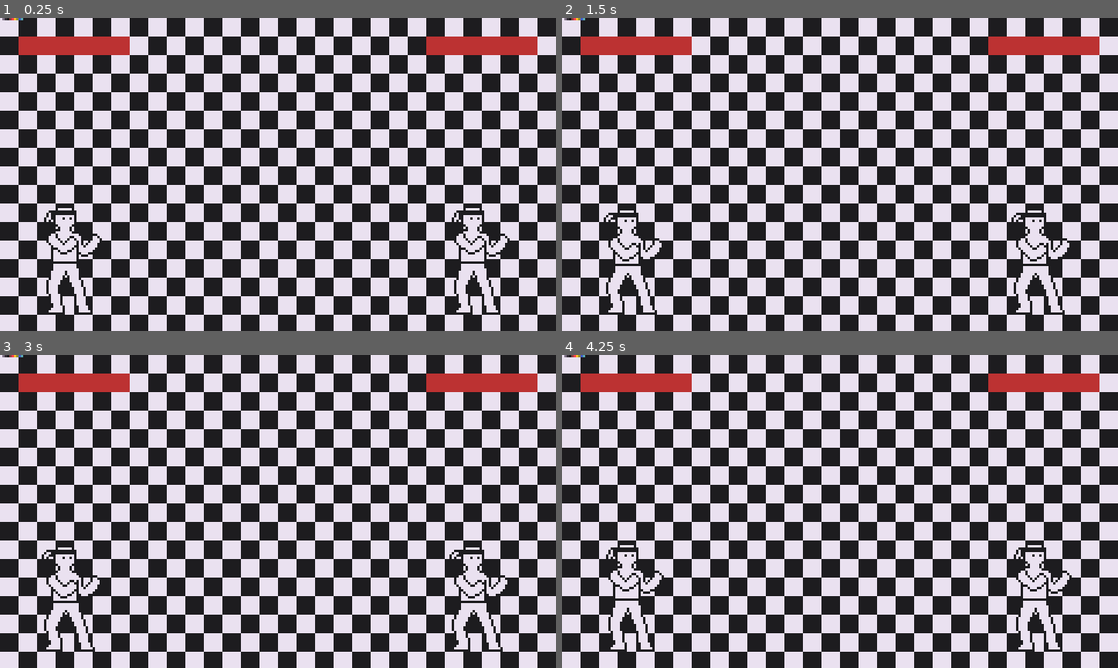
Above: before the commit, frames 1-4 (two rows, left to right).
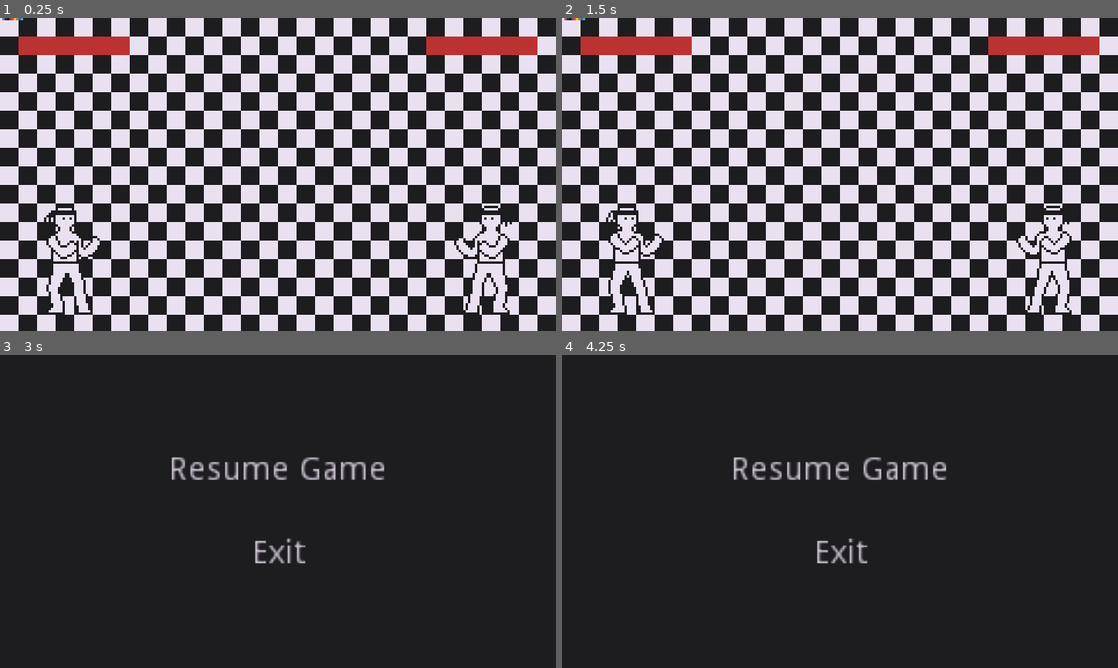
Above: after the commit, the same moments.

Repository: PixelDud/LTRO-1-Game
Game: Godot game, scene res://Scenes/main.tscn
Two runs of this game, one before a commit and one after it. Both use one fixed random seed, a clock stepped at 60 frames per second and the inputs below. Before the commit the project starts from res://main.tscn.
Inputs (mouse positions are in pixels of both pictures, inside the frame that each line leads up to):
- Up to frame 1 (0.25 s): no input
- Up to frame 2 (1.5 s): tap X (p1A) at 0.6 s; tap Z (p1B) at 0.8, 1.35 s
- Up to frame 3 (3 s): tap C (p1Start) at 1.55 s; click (278, 470) at 2 s, where only the run after the commit has a clickable "Resume Game"; hold C (p1Start) from 2.78 s (still down)
- Up to frame 4 (4.25 s): tap B (p2Start, bound only after the commit) at 3.05, 3.6 s; release C (p1Start) at 3.53 s; tap M (p2Start, bound only before the commit) at 3.8 s

The runs differ from the first frame. In frame 1, 1.8% of the frame differs, in the area x 8-93%, y 60-95%; in frame 2, 2.1%; in frame 3, 52%; in frame 4, 52%, in the area x 0-100%, y 0-100%.

Commit message:
Modifications
Disabled dash and reconfigured attack. Added a temporary pause menu.

Diff:
--- a/Prefabs/Player.tscn
+++ b/Prefabs/Player.tscn
@@ -35,16 +35,11 @@
 } ]
 
 [node name="Player" type="KinematicBody2D"]
-position = Vector2( 24, 104 )
 script = ExtResource( 2 )
 
 [node name="Collision" type="CollisionShape2D" parent="."]
 shape = SubResource( 1 )
-__meta__ = {
-"_edit_lock_": true
-}
 
-[node name="AnimatedSprite" type="AnimatedSprite" parent="."]
+[node name="Sprite" type="AnimatedSprite" parent="."]
 frames = SubResource( 7 )
-frame = 2
 playing = true
--- a/main.tscn
+++ b/Scenes/main.tscn
@@ -1,7 +1,8 @@
-[gd_scene load_steps=5 format=2]
+[gd_scene load_steps=6 format=2]
 
 [ext_resource path="res://Prefabs/Player.tscn" type="PackedScene" id=1]
 [ext_resource path="res://Assets/Images/Backgrounds/template.png" type="Texture" id=2]
+[ext_resource path="res://Scenes/pauseMenu.tscn" type="PackedScene" id=3]
 
 [sub_resource type="RectangleShape2D" id=1]
 
@@ -54,4 +55,7 @@
 
 [node name="Player2" parent="." instance=ExtResource( 1 )]
 position = Vector2( 208, 104 )
+flipSprite = true
 playerNumber = 2
+
+[node name="Pause Menu" parent="." instance=ExtResource( 3 )]
--- /dev/null
+++ b/Scenes/pauseMenu.tscn
@@ -0,0 +1,67 @@
+[gd_scene load_steps=2 format=2]
+
+[ext_resource path="res://Scripts/pauseMenu.gd" type="Script" id=1]
+
+[node name="Pause Menu" type="CanvasLayer"]
+layer = 10
+
+[node name="Pause" type="Control" parent="."]
+pause_mode = 2
+visible = false
+anchor_right = 1.0
+anchor_bottom = 1.0
+script = ExtResource( 1 )
+__meta__ = {
+"_edit_use_anchors_": false
+}
+
+[node name="background" type="ColorRect" parent="Pause"]
+anchor_right = 1.0
+anchor_bottom = 1.0
+color = Color( 0.113725, 0.109804, 0.121569, 1 )
+__meta__ = {
+"_edit_use_anchors_": false
+}
+
+[node name="Menu" type="Control" parent="Pause"]
+anchor_left = 0.5
+anchor_top = 0.5
+anchor_right = 0.5
+anchor_bottom = 0.5
+margin_left = -75.0
+margin_top = -28.0
+margin_right = 75.0
+margin_bottom = 28.0
+
+[node name="Resume" type="Button" parent="Pause/Menu"]
+modulate = Color( 0.917647, 0.882353, 0.941176, 1 )
+anchor_left = 0.5
+anchor_right = 0.5
+margin_left = -53.0
+margin_right = 53.0
+margin_bottom = 20.0
+action_mode = 0
+text = "Resume Game"
+flat = true
+__meta__ = {
+"_edit_use_anchors_": false
+}
+
+[node name="Exit" type="Button" parent="Pause/Menu"]
+modulate = Color( 0.917647, 0.882353, 0.941176, 1 )
+anchor_left = 0.5
+anchor_top = 1.0
+anchor_right = 0.5
+anchor_bottom = 1.0
+margin_left = -17.5
+margin_top = -20.0
+margin_right = 17.5
+action_mode = 0
+text = "Exit"
+flat = true
+__meta__ = {
+"_edit_use_anchors_": false
+}
+
+[connection signal="pressed" from="Pause/Menu/Resume" to="Pause" method="_on_Resume_pressed"]
+[connection signal="pressed" from="Pause/Menu/Exit" to="Pause" method="_on_Exit_pressed"]
--- /dev/null
+++ b/Scripts/pauseMenu.gd
@@ -0,0 +1,19 @@
+extends Control
+
+func _input(event):
+	if event.is_action_pressed("p1Start") or event.is_action_pressed("p2Start"):
+		pause(not get_tree().paused)
+
+
+func _on_Resume_pressed():
+	pause(false)
+
+
+func _on_Exit_pressed():
+	get_tree().quit()
+
+
+func pause(state):
+		var paused = state
+		get_tree().paused = paused
+		visible = paused
--- a/Scripts/playerController.gd
+++ b/Scripts/playerController.gd
@@ -2,6 +2,7 @@
 
 var velocity = Vector2.ZERO
 
+export var flipSprite = false
 export var playerNumber = 0
 export var health = 100
 export var moveSpeed = 60
@@ -17,6 +18,8 @@
 var canDash = true
 var isDashing = false
 var inputTimeout = 0.5
+var attackCooldown = 0.332
+var specialCooldown = 0.332
 var dashCooldown = 0.7
 var canAttack = true
 
@@ -32,9 +35,11 @@
 onready var dashAudioCue = $dashAudioCue
 
 func _physics_process(_delta):
+	$Sprite.flip_h = flipSprite
+
 	getHitCheck()
 	movement_input()
-	dash_input()
+#	dash_input()
 	attackCheck()
 	healthBar.value = health
 
@@ -68,90 +73,111 @@
 	else:
 		velocity.x = 0
 
-func dash_input():
-	if Input.is_action_just_pressed("p" + str(playerNumber) + "Right") :
-		rightDash += 1
-		yield(get_tree().create_timer(inputTimeout), "timeout")
-	elif Input.is_action_just_pressed("p" + str(playerNumber) + "Left"):
-		leftDash += 1
-		yield(get_tree().create_timer(inputTimeout), "timeout")
-	if rightDash >= 2 and canDash:
-		canDash = false
-		isDashing = true
-		dashRight(position.x)
-		yield(get_tree().create_timer(dashCooldown), "timeout")
-		canDash = true
-	if leftDash >= 2 and canDash:
-		canDash = false
-		isDashing = true
-		dashLeft(position.x)
-		yield(get_tree().create_timer(dashCooldown), "timeout")
-		canDash = true
-
-func dashRight(currentPos):
-	print("Dash!")
-	if (playerNumber == 2):
-		while (currentPos != currentPos + backDash):
-			position.x = lerp(currentPos, currentPos + backDash, 0.25)
-			backDash -= backDash/0.25
-		isDashing = false
-		backDash = backDashDefault
-	else:
-		while (currentPos != currentPos + forwardsDash):
-			position.x = lerp(currentPos, currentPos + forwardsDash, 0.25)
-			forwardsDash -= forwardsDash/0.25
-		isDashing = false
-		forwardsDash = forwardsDashDefault
-	rightDash = 0
-
-func dashLeft(currentPos):
-	print("Dash!")
-	if (playerNumber == 2):
-		while (currentPos != currentPos - forwardsDash):
-			position.x = lerp(currentPos, currentPos - forwardsDash, 0.25)
-			forwardsDash -= forwardsDash/0.25
-		isDashing = false
-		forwardsDash = forwardsDashDefault
-	else:
-		while (currentPos != currentPos - backDash):
-			position.x = lerp(currentPos, currentPos - backDash, 0.25)
-			backDash -= backDash/0.25
-		isDashing = false
-		backDash = backDashDefault
-	leftDash = 0
+#func dash_input():
+#	if Input.is_action_just_pressed("p" + str(playerNumber) + "Right") :
+#		rightDash += 1
+#		yield(get_tree().create_timer(inputTimeout), "timeout")
+#	elif Input.is_action_just_pressed("p" + str(playerNumber) + "Left"):
+#		leftDash += 1
+#		yield(get_tree().create_timer(inputTimeout), "timeout")
+#	if rightDash >= 2 and canDash:
+#		canDash = false
+#		isDashing = true
+#		dashRight(position.x)
+#		yield(get_tree().create_timer(dashCooldown), "timeout")
+#		canDash = true
+#	if leftDash >= 2 and canDash:
+#		canDash = false
+#		isDashing = true
+#		dashLeft(position.x)
+#		yield(get_tree().create_timer(dashCooldown), "timeout")
+#		canDash = true
+#
+#func dashRight(currentPos):
+#	print("Dash!")
+#	if (playerNumber == 2):
+#		while (currentPos != currentPos + backDash):
+#			position.x = lerp(currentPos, currentPos + backDash, 0.25)
+#			backDash -= backDash/0.25
+#		isDashing = false
+#		backDash = backDashDefault
+#	else:
+#		while (currentPos != currentPos + forwardsDash):
+#			position.x = lerp(currentPos, currentPos + forwardsDash, 0.25)
+#			forwardsDash -= forwardsDash/0.25
+#		isDashing = false
+#		forwardsDash = forwardsDashDefault
+#	rightDash = 0
+#
+#func dashLeft(currentPos):
+#	print("Dash!")
+#	if (playerNumber == 2):
+#		while (currentPos != currentPos - forwardsDash):
+#			position.x = lerp(currentPos, currentPos - forwardsDash, 0.25)
+#			forwardsDash -= forwardsDash/0.25
+#		isDashing = false
+#		forwardsDash = forwardsDashDefault
+#	else:
+#		while (currentPos != currentPos - backDash):
+#			position.x = lerp(currentPos, currentPos - backDash, 0.25)
+#			backDash -= backDash/0.25
+#		isDashing = false
+#		backDash = backDashDefault
+#	leftDash = 0
 
 func getHitCheck():
-	# use areas instead
+	# use areas
 	pass
 
 func attackCheck():
-	if Input.is_action_pressed("p" + str(playerNumber) + "Down") and Input.is_action_just_pressed("p1A") and canAttack:
-		print("downAttack")
-		canAttack = false
-		yield(get_tree().create_timer(0.332), "timeout")
-		canAttack = true
-		print("canattacknow")
-	if Input.is_action_pressed("p" + str(playerNumber) + "Right") and Input.is_action_just_pressed("p1A") and canAttack:
-		print("rightAttack")
-		canAttack = false
-		yield(get_tree().create_timer(0.332), "timeout")
-		canAttack = true
-		print("canattacknow")
-	if Input.is_action_pressed("p" + str(playerNumber) + "Left") and Input.is_action_just_pressed("p1A") and canAttack:
-		print("leftAttack")
-		canAttack = false
-		yield(get_tree().create_timer(0.332), "timeout")
-		canAttack = true
-		print("canattacknow")
-	if Input.is_action_pressed("p" + str(playerNumber) + "Up") and Input.is_action_just_pressed("p1A") and canAttack:
-		print("upAttack")
-		canAttack = false
-		yield(get_tree().create_timer(0.332), "timeout")
-		canAttack = true
-		print("canattacknow")
-	if Input.is_action_pressed("p" + str(playerNumber) + "Down") and Input.is_action_just_pressed("p1B") and canAttack:
-		print("downSpecial")
-		canAttack = false
-		yield(get_tree().create_timer(0.332), "timeout")
-		canAttack = true
-		print("canattacknow")
+	if Input.is_action_pressed("p" + str(playerNumber) + "A") and canAttack:
+		if Input.is_action_just_pressed("p" + str(playerNumber) + "Up"):
+			print("Up Attack!")
+			canAttack = false
+			yield(get_tree().create_timer(attackCooldown), "timeout")
+			canAttack = true
+			print("Can attack now.")
+		if Input.is_action_just_pressed("p" + str(playerNumber) + "Down"):
+			print("Down Attack!")
+			canAttack = false
+			yield(get_tree().create_timer(attackCooldown), "timeout")
+			canAttack = true
+			print("Can attack now.")
+		if Input.is_action_just_pressed("p" + str(playerNumber) + "Left"):
+			print("Left Attack!")
+			canAttack = false
+			yield(get_tree().create_timer(attackCooldown), "timeout")
+			canAttack = true
+			print("Can attack now.")
+		if Input.is_action_just_pressed("p" + str(playerNumber) + "Right"):
+			print("Right Attack!")
+			canAttack = false
+			yield(get_tree().create_timer(attackCooldown), "timeout")
+			canAttack = true
+			print("Can attack now.")
+
+	if Input.is_action_pressed("p" + str(playerNumber) + "B") and canAttack:
+		if Input.is_action_just_pressed("p" + str(playerNumber) + "Up"):
+			print("Up Special!")
+			canAttack = false
+			yield(get_tree().create_timer(specialCooldown), "timeout")
+			canAttack = true
+			print("Can special attack now.")
+		if Input.is_action_just_pressed("p" + str(playerNumber) + "Down"):
+			print("Down Special!")
+			canAttack = false
+			yield(get_tree().create_timer(specialCooldown), "timeout")
+			canAttack = true
+			print("Can special attack now.")
+		if Input.is_action_just_pressed("p" + str(playerNumber) + "Left"):
+			print("Left Special!")
+			canAttack = false
+			yield(get_tree().create_timer(specialCooldown), "timeout")
+			canAttack = true
+			print("Can special attack now.")
+		if Input.is_action_just_pressed("p" + str(playerNumber) + "Right"):
+			print("Right Special!")
+			canAttack = false
+			yield(get_tree().create_timer(specialCooldown), "timeout")
+			canAttack = true
+			print("Can special attack now.")
--- a/project.godot
+++ b/project.godot
@@ -11,7 +11,7 @@
 [application]
 
 config/name="LTRO-1 Game"
-run/main_scene="res://main.tscn"
+run/main_scene="res://Scenes/main.tscn"
 config/icon="res://icon.png"
 
 [debug]
@@ -96,19 +96,19 @@
 }
 p2B={
 "deadzone": 0.5,
-"events": [ Object(InputEventKey,"resource_local_to_scene":false,"resource_name":"","device":0,"alt":false,"shift":false,"control":false,"meta":false,"command":false,"pressed":false,"scancode":66,"unicode":0,"echo":false,"script":null)
+"events": [ Object(InputEventKey,"resource_local_to_scene":false,"resource_name":"","device":0,"alt":false,"shift":false,"control":false,"meta":false,"command":false,"pressed":false,"scancode":78,"unicode":0,"echo":false,"script":null)
 , Object(InputEventJoypadButton,"resource_local_to_scene":false,"resource_name":"","device":1,"button_index":0,"pressure":0.0,"pressed":false,"script":null)
  ]
 }
 p2A={
 "deadzone": 0.5,
-"events": [ Object(InputEventKey,"resource_local_to_scene":false,"resource_name":"","device":0,"alt":false,"shift":false,"control":false,"meta":false,"command":false,"pressed":false,"scancode":78,"unicode":0,"echo":false,"script":null)
+"events": [ Object(InputEventKey,"resource_local_to_scene":false,"resource_name":"","device":0,"alt":false,"shift":false,"control":false,"meta":false,"command":false,"pressed":false,"scancode":77,"unicode":0,"echo":false,"script":null)
 , Object(InputEventJoypadButton,"resource_local_to_scene":false,"resource_name":"","device":1,"button_index":1,"pressure":0.0,"pressed":false,"script":null)
  ]
 }
 p2Start={
 "deadzone": 0.5,
-"events": [ Object(InputEventKey,"resource_local_to_scene":false,"resource_name":"","device":0,"alt":false,"shift":false,"control":false,"meta":false,"command":false,"pressed":false,"scancode":77,"unicode":0,"echo":false,"script":null)
+"events": [ Object(InputEventKey,"resource_local_to_scene":false,"resource_name":"","device":0,"alt":false,"shift":false,"control":false,"meta":false,"command":false,"pressed":false,"scancode":66,"unicode":0,"echo":false,"script":null)
 , Object(InputEventJoypadButton,"resource_local_to_scene":false,"resource_name":"","device":1,"button_index":11,"pressure":0.0,"pressed":false,"script":null)
  ]
 }
